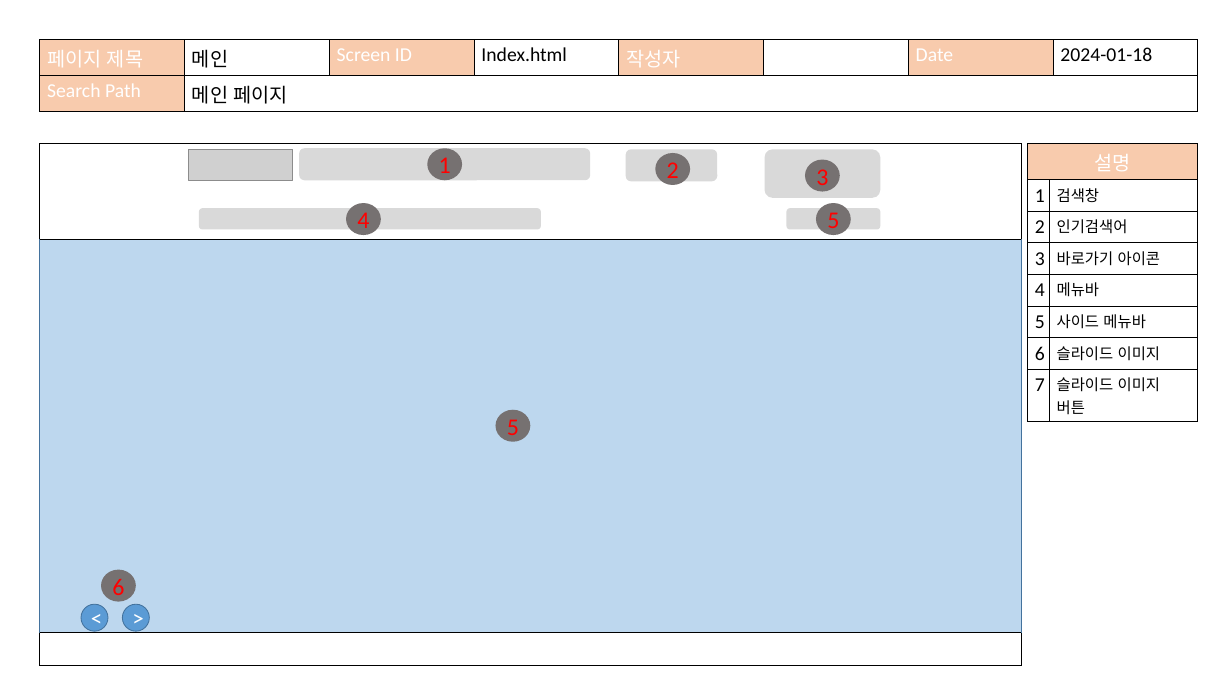
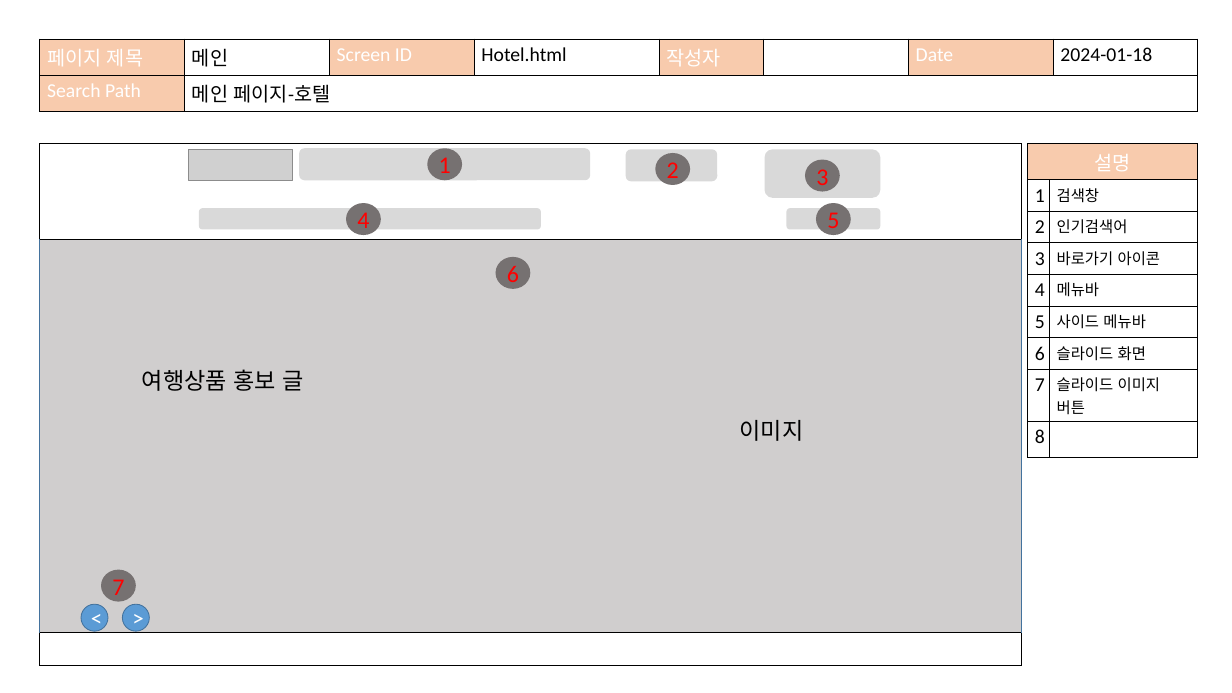
Before and after one commit to kang1211/KangProject, a slide deck: slide 12 of TeamProject/팀프로젝트설계.pptx (slide 2 before the commit). Drawn at 1232x693 pixels with LibreOffice and Linux fonts; fonts in the diff are those of the drawing; grey boxes stand for pictures. Boxes give left, top, right and bottom in pixels: in the first picture for what was removed or moved away, otherwise in the second. Text is boxed around its words. In the diff, an @@ line names an element or a change of style, - is before the commit and + after.

```diff
--- a/TeamProject/팀프로젝트설계.pptx
+++ b/TeamProject/팀프로젝트설계.pptx
@@ table at <box>39,39,1198,107</box> @@
-row 1, column 4: Index.html
+row 1, column 4: Hotel.html
-row 2, column 2: 메인 페이지
+row 2, column 2: 메인 페이지-호텔
@@ table at <box>1027,144,1198,447</box> @@
-row 7, column 2: 슬라이드 이미지
+row 7, column 2: 슬라이드 화면
+row 9: 8 | 
@@ rectangle at <box>39,240,1021,632</box>: fill #BDD7EE to #D0CECE @@
@@ ellipse added at <box>495,257,530,289</box>, fill #767171, 28 pt, text #FF0000 @@
+6
@@ text added at <box>142,369,303,391</box>, 27 pt, text #000000 @@
+여행상품 홍보 글
@@ ellipse removed at <box>495,410,530,442</box> @@
-5
@@ text added at <box>740,420,804,441</box>, 27 pt, text #000000 @@
+이미지
@@ text in ellipse at <box>112,579,124,595</box>: text changed @@
-6
+7
```
Also in this commit, not shown: 3 other slides changed, 11 slides added.
